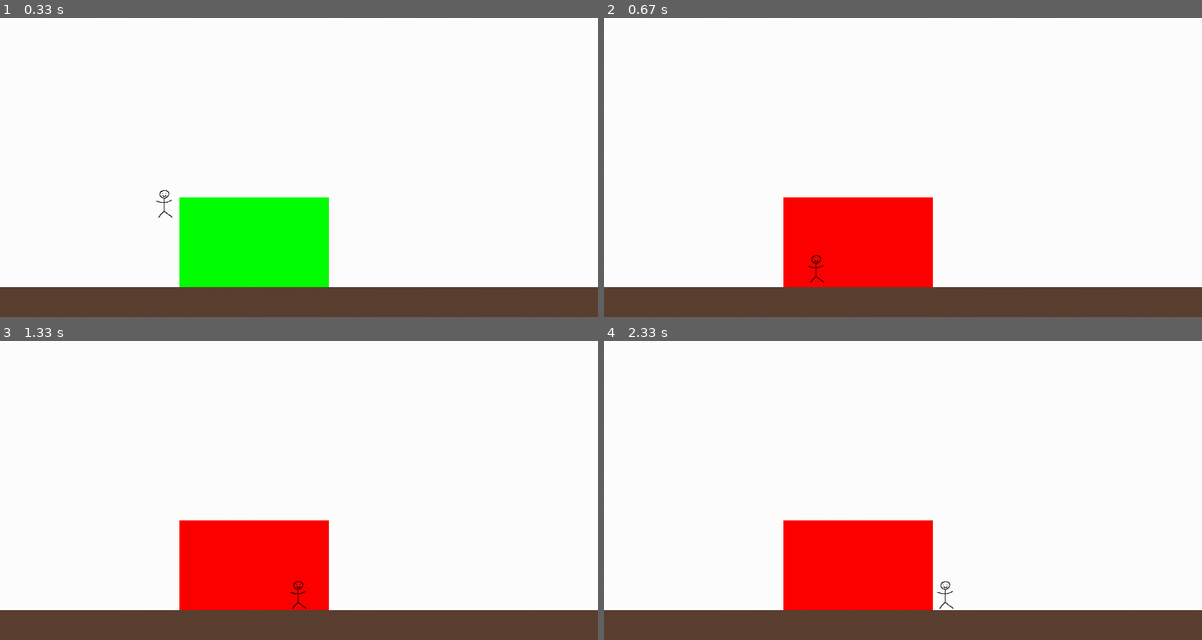
Above: before the commit, frames 1-4 (two rows, left to right).
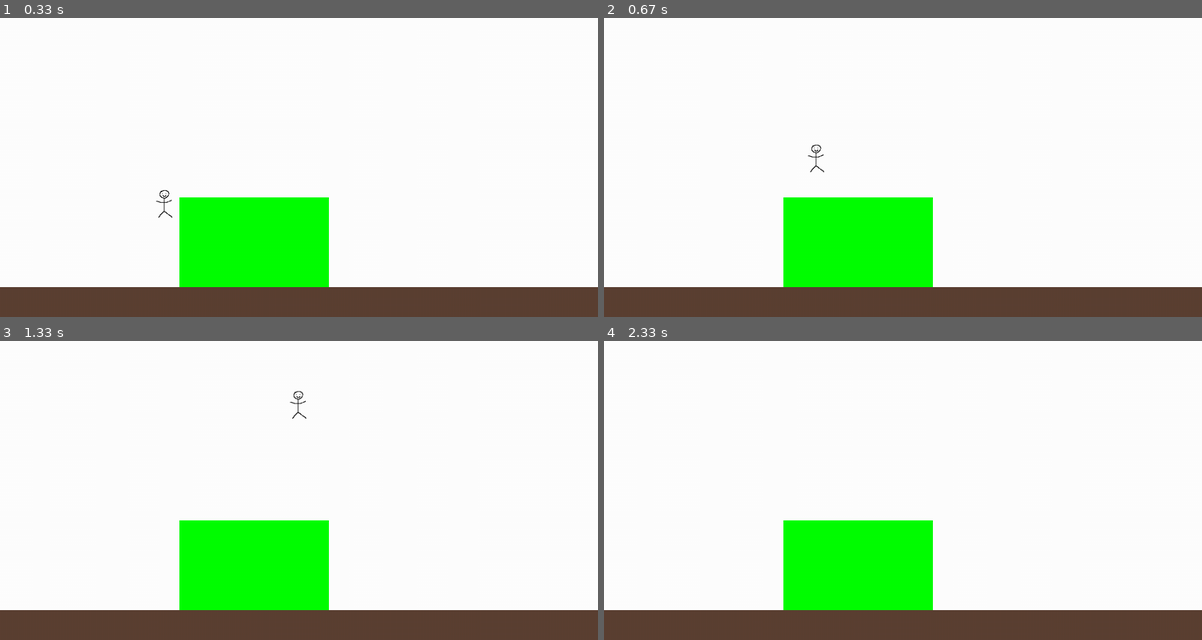
Above: after the commit, the same moments.

Repository: KDO1T/Return-To-Sender
Game: pygame game, started from main.py
Two runs of this game, one before a commit and one after it. Both use one fixed random seed, a clock stepped at 60 frames per second and the inputs below.
Inputs:
- Up to frame 1 (0.33 s): no input
- Up to frame 2 (0.67 s): hold Space from 0.33 s (still down); hold D from 0.33 s (still down)
- Up to frame 3 (1.33 s): release Space at 0.8 s; release D at 0.8 s; hold D 0.83-1.3 s; tap Space at 0.9, 1.2 s
- Up to frame 4 (2.33 s): hold W 1.33-1.63 s; tap Space at 1.4, 1.73, 2.03, 2.23 s; hold D 1.67-2.13 s; hold A from 2.17 s (still down)

Frame 1 is identical in both runs. In frame 2, 7.6% of the frame differs, in the area x 30-55%, y 42-90%; in frame 3, 7.6%, in the area x 30-55%, y 16-90%; in frame 4, 7.6%.

Commit message:
added simple jump feature

Diff:
--- a/main.py
+++ b/main.py
@@ -5,7 +5,6 @@
 #1. initiliaze pygame, 2. names the window, 3. sets the window size and sets its paramaters
 pygame.init()
 pygame.display.set_caption("Return To Sender")
-
 window_size = (1000, 500)
 screen = pygame.display.set_mode(window_size) # fixed resolution, might change later due to technical issues
 
@@ -38,6 +37,7 @@
 running = True
 while running:
 
+    jump = False
 
        # *--INPUT DETECTION--*
     for event in pygame.event.get(): #just detects if any 'events' occur
@@ -59,6 +59,9 @@
                 moving_right = True
             if event.key == pygame.K_a: #pressing A (left)
                 moving_left = True
+            if event.key == pygame.K_SPACE:
+                jump = True
+
 
             # *--KEY IS LET GO--*
         if event.type == pygame.KEYUP:
@@ -78,21 +81,22 @@
      # *--PLAYER GRAVITY--*
     player_movement[1] = player_y_momentum
 
-
     player_y_momentum += 0.2
-    if player_y_momentum > 6:
-        player_y_momentum = 6
+    if player_y_momentum > 10:
+        player_y_momentum = 10
 
     player_rect.y += player_movement[1]
 
+    # *--JUMPING--*
+    if jump == True:
+        player_y_momentum = -6
+        # @ player_y_momentum -= 5 for diminishing jumps
+
+        #wanna try add double jump but donno how
+
+
+
      # *--PLAYER MOVEMENT--*
-    # if moving_up == True:
-    #     player_movement[1]= -4
-    #     player_rect.y += player_movement[1]
-
-    # if moving_down == True:
-    #     player_movement[1]= 4
-    #     player_rect.y += player_movement[1]
 
     if moving_right == True:
         player_movement[0]= 4
@@ -161,6 +165,7 @@
         pygame.draw.rect(screen, (92, 64, 51), tile)
 
 
+
     screen.blit(player_sprite, player_rect) #draws the player onto the location of its hitbox*
 
     pygame.display.update() #updates the screen
